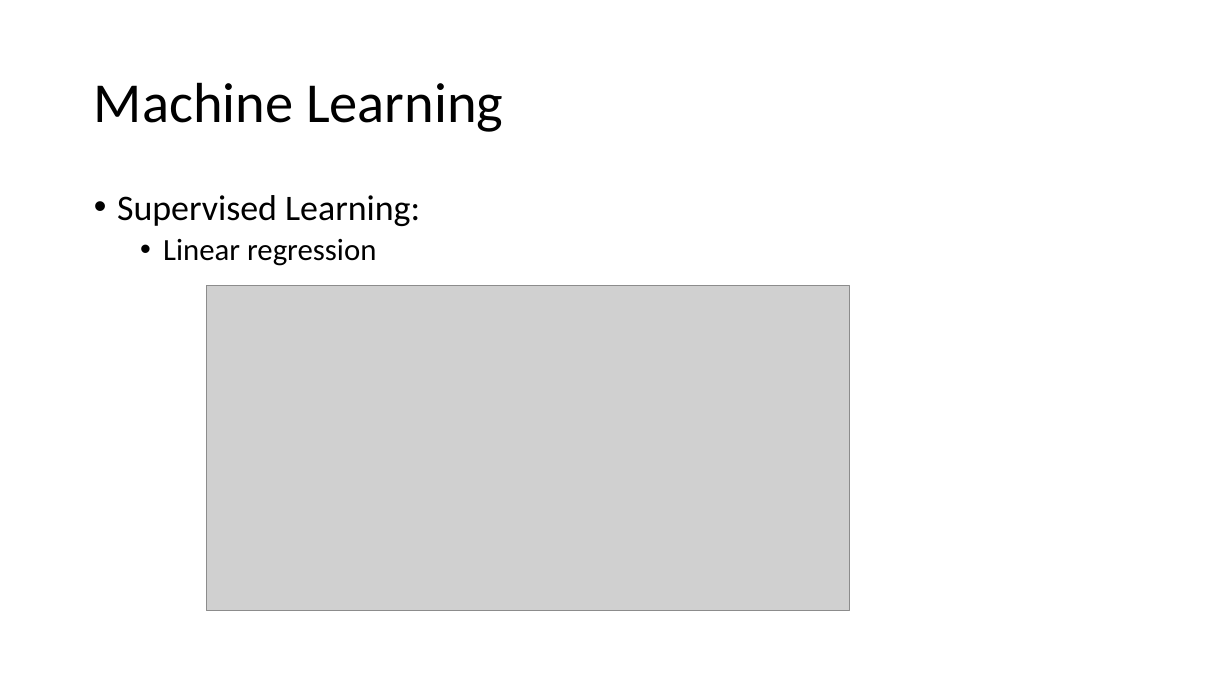
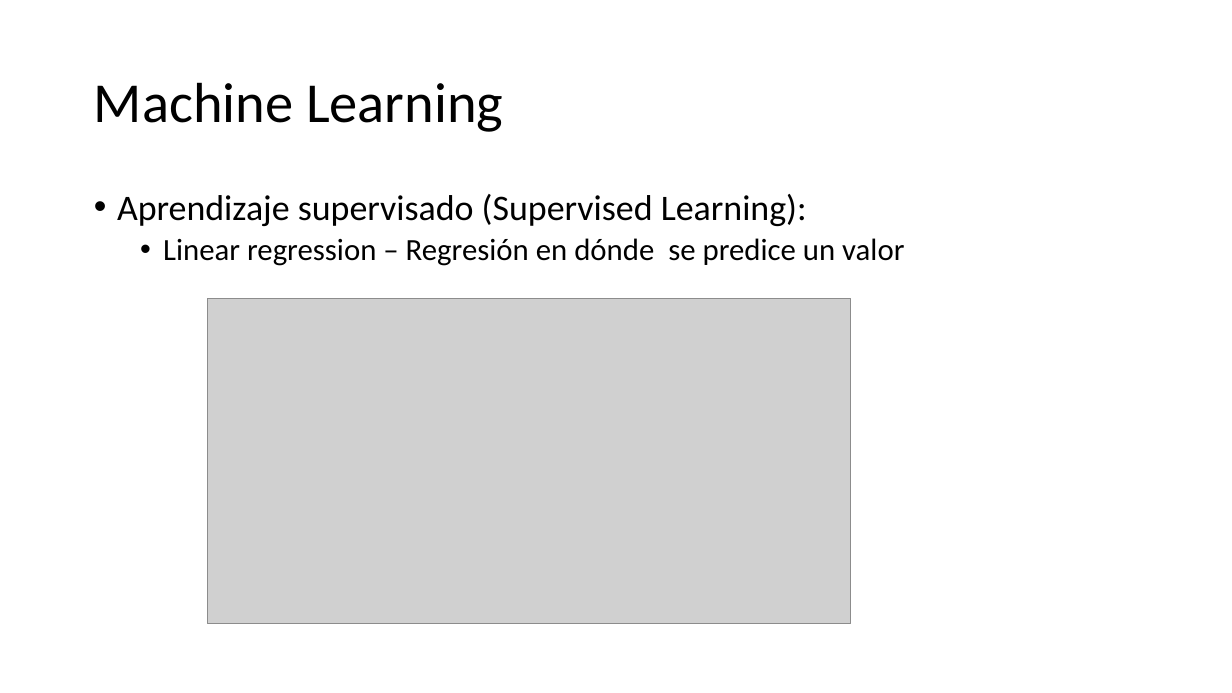
Before and after one commit to jamp00/Image-Clasification, a slide deck: slide 5 of Image clasification multilabel.pptx. Drawn at 1232x693 pixels with LibreOffice and Linux fonts; fonts in the diff are those of the drawing; grey boxes stand for pictures; background and template pictures are left out. Boxes give left, top, right and bottom in pixels: in the first picture for what was removed or moved away, otherwise in the second. Text is boxed around its words. In the diff, an @@ line names an element or a change of style, - is before the commit and + after.

```diff
--- a/Image clasification multilabel.pptx
+++ b/Image clasification multilabel.pptx
@@ text at [117,194,904,266]: text changed; size 28 to 24 pt @@
-• Supervised Learning:
-  • Linear regression
+• Aprendizaje supervisado (Supervised Learning):
+  • Linear regression – Regresión en dónde se predice un valor
@@ picture: place and size @@
-picture at [206,286,849,612]
+picture at [208,299,851,625]
```
Also in this commit, not shown: 4 other slides changed, 2 other files.
